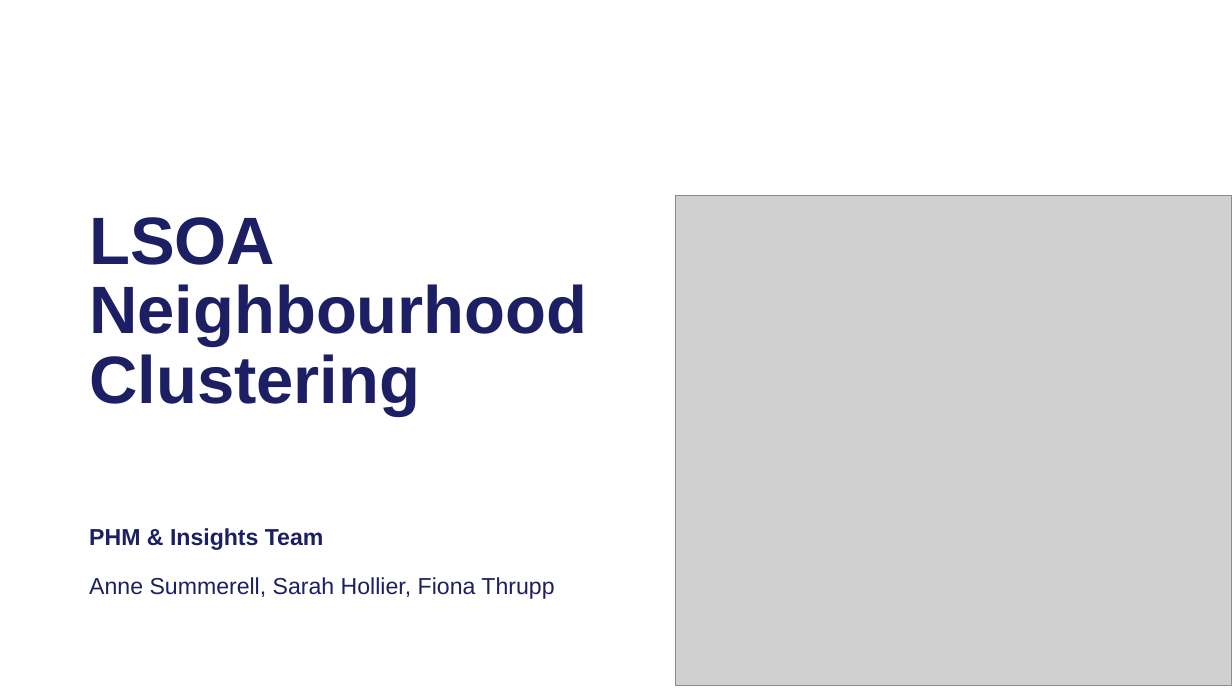
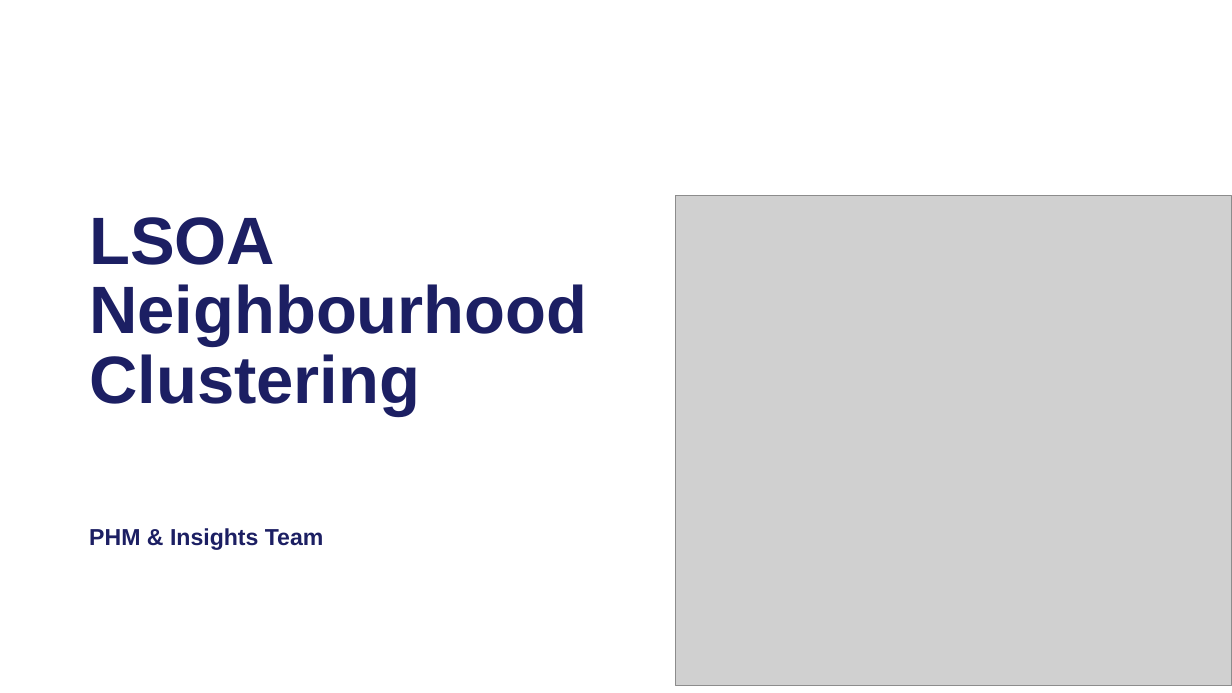
Before and after one commit to BNSSG-PHM/team_portfolio, a slide deck: slide 1 of projects/lsoa_clustering.pptx. Drawn at 1232x693 pixels with LibreOffice and Linux fonts; fonts in the diff are those of the drawing; grey boxes stand for pictures; background and template pictures are left out. Boxes give left, top, right and bottom in pixels: in the first picture for what was removed or moved away, otherwise in the second. Text is boxed around its words. In the diff, an @@ line names an element or a change of style, - is before the commit and + after.

```diff
--- a/projects/lsoa_clustering.pptx
+++ b/projects/lsoa_clustering.pptx
@@ subtitle at <box>89,577,554,599</box>: paragraph removed @@
-Anne Summerell, Sarah Hollier, Fiona Thrupp
```
